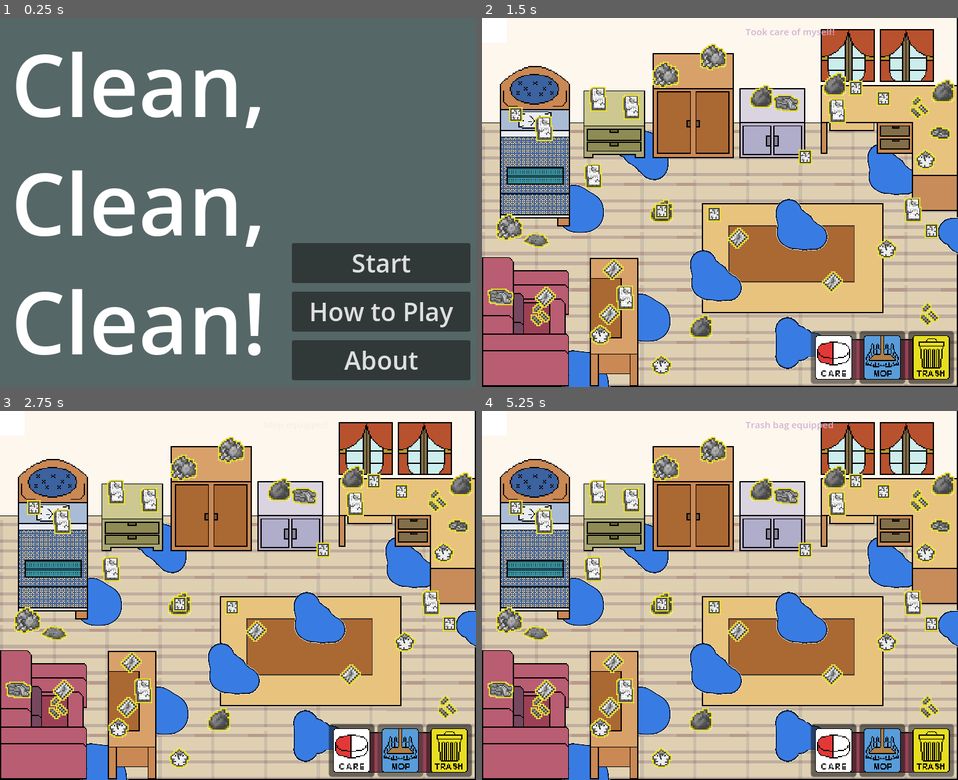
Above: before the commit, frames 1-4 (two rows, left to right).
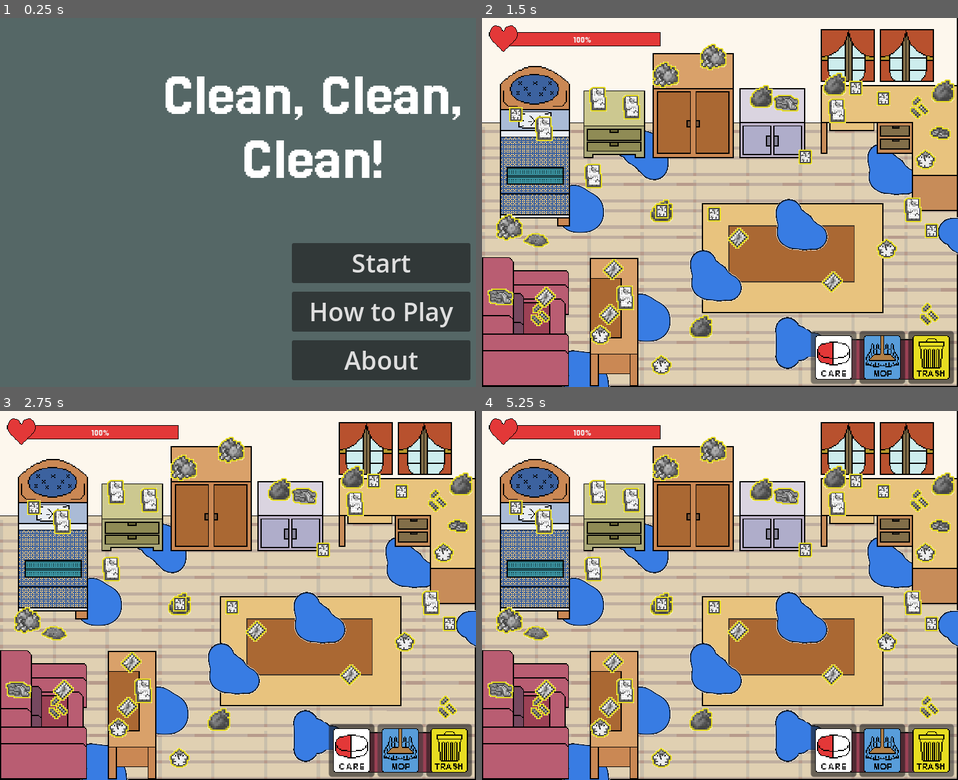
Above: after the commit, the same moments.

Repository: mistlmxstl/Beyond-Game-Jam
Game: Godot game, scene res://Levels/Main_menu.tscn
Same seed, same stepped clock (60 frames per second), same inputs: the game is played once before the commit and once after it.
Inputs (mouse positions are in pixels of both pictures, inside the frame that each line leads up to):
- Up to frame 1 (0.25 s): no input
- Up to frame 2 (1.5 s): click "Start" at 0.5 s; click (834, 357) at 1.25 s
- Up to frame 3 (2.75 s): click (399, 750) at 2 s
- Up to frame 4 (5.25 s): click (929, 750) at 2.75 s; click (834, 750) at 3.5 s; click (881, 750) at 4.25 s; click (929, 750) at 5 s

The runs differ from the first frame. In frame 1, 13% of the frame differs, in the area x 3-97%, y 9-92%; in frame 2, 1.6%; in frame 3, 1.4%; in frame 4, 1.6%.
Error after the commit: Invalid assignment of property or key 'text' with value of type 'String' on a base object of type 'null instance'. (res://Script/level_1.gd:22)

Commit message:
Added new font

Diff:
--- /dev/null
+++ b/Assets/UI/sanity_bar.tscn
@@ -0,0 +1,40 @@
+[gd_scene format=3 uid="uid://b8ni5enodbkam"]
+
+[ext_resource type="FontFile" uid="uid://tkx8dhl02fq2" path="res://Assets/UI/Jersey25-Regular.ttf" id="1_bpgle"]
+[ext_resource type="Texture2D" uid="uid://pjphrxf48qh1" path="res://Assets/UI/Heart (full).png" id="2_q88wv"]
+
+[sub_resource type="StyleBoxFlat" id="StyleBoxFlat_hucvt"]
+border_width_left = 1
+border_width_top = 1
+border_width_right = 1
+border_width_bottom = 1
+border_color = Color(0, 0, 0, 1)
+corner_detail = 1
+expand_margin_top = 1.0
+expand_margin_right = 1.0
+expand_margin_bottom = 1.0
+
+[sub_resource type="StyleBoxFlat" id="StyleBoxFlat_v82gm"]
+bg_color = Color(0.8901961, 0.21960784, 0.21960784, 1)
+border_color = Color(0.92116004, 0.7523857, 0.7564273, 1)
+corner_detail = 1
+
+[node name="Sanity bar" type="Node" unique_id=804619789]
+
+[node name="SanityBar" type="ProgressBar" parent="." unique_id=2343049]
+offset_left = 35.0
+offset_top = 24.0
+offset_right = 289.0
+offset_bottom = 45.5
+theme_override_fonts/font = ExtResource("1_bpgle")
+theme_override_font_sizes/font_size = 15
+theme_override_styles/background = SubResource("StyleBoxFlat_hucvt")
+theme_override_styles/fill = SubResource("StyleBoxFlat_v82gm")
+step = 10.0
+value = 100.0
+
+[node name="Heart(full)" type="Sprite2D" parent="." unique_id=1323837626]
+z_index = 1
+position = Vector2(34.81081, 33.374996)
+scale = Vector2(1.168919, 1.168919)
+texture = ExtResource("2_q88wv")
--- a/Levels/Main_menu.tscn
+++ b/Levels/Main_menu.tscn
@@ -1,6 +1,7 @@
 [gd_scene format=3 uid="uid://bfpttyqqdyeyj"]
 
 [ext_resource type="Script" uid="uid://d0na01kooa7gm" path="res://Script/main_menu.gd" id="1_7ucfp"]
+[ext_resource type="FontFile" uid="uid://tkx8dhl02fq2" path="res://Assets/UI/Jersey25-Regular.ttf" id="2_fgwc1"]
 
 [node name="Main_menu" type="Control" unique_id=115420558]
 layout_mode = 3
@@ -13,14 +14,15 @@
 
 [node name="Title" type="Label" parent="." unique_id=1826998436]
 layout_mode = 1
-anchors_preset = 4
-anchor_top = 0.5
-anchor_bottom = 0.5
-offset_top = -299.0
-offset_right = 450.0
-offset_bottom = 299.0
-grow_vertical = 2
-theme_override_font_sizes/font_size = 139
+anchors_preset = 1
+anchor_left = 1.0
+anchor_right = 1.0
+offset_left = -528.95654
+offset_top = 23.0
+offset_bottom = 332.0
+grow_horizontal = 0
+theme_override_fonts/font = ExtResource("2_fgwc1")
+theme_override_font_sizes/font_size = 100
 text = "Clean, Clean, Clean!"
 horizontal_alignment = 1
 vertical_alignment = 1
@@ -62,10 +64,8 @@
 [node name="ColorRect" type="ColorRect" parent="." unique_id=1936294060]
 z_index = -1
 layout_mode = 0
-offset_left = -8.0
-offset_top = -13.0
-offset_right = 910.0
-offset_bottom = 613.0
+offset_right = 773.0
+offset_bottom = 600.0
 mouse_filter = 2
 color = Color(0.334659, 0.40246812, 0.39964002, 1)
 
--- a/Levels/level 1.tscn
+++ b/Levels/level 1.tscn
@@ -9,6 +9,24 @@
 [ext_resource type="Texture2D" uid="uid://bv0bglu7fn52y" path="res://Assets/UI/Trash button.png" id="5_oalwn"]
 [ext_resource type="Texture2D" uid="uid://1ll0o2l4sd0x" path="res://Assets/UI/Mop button.png" id="6_bu6x3"]
 [ext_resource type="PackedScene" uid="uid://dk7x2i6d6ckl5" path="res://Assets/Water/Water.tscn" id="7_bu6x3"]
+[ext_resource type="Texture2D" uid="uid://pjphrxf48qh1" path="res://Assets/UI/Heart (full).png" id="10_365w1"]
+[ext_resource type="FontFile" uid="uid://tkx8dhl02fq2" path="res://Assets/UI/Jersey25-Regular.ttf" id="10_n48tk"]
+
+[sub_resource type="StyleBoxFlat" id="StyleBoxFlat_01go3"]
+border_width_left = 1
+border_width_top = 1
+border_width_right = 1
+border_width_bottom = 1
+border_color = Color(0, 0, 0, 1)
+corner_detail = 1
+expand_margin_top = 1.0
+expand_margin_right = 1.0
+expand_margin_bottom = 1.0
+
+[sub_resource type="StyleBoxFlat" id="StyleBoxFlat_qfol3"]
+bg_color = Color(0.8901961, 0.21960784, 0.21960784, 1)
+border_color = Color(0.92116004, 0.7523857, 0.7564273, 1)
+corner_detail = 1
 
 [node name="Level 1" type="Node2D" unique_id=740281537]
 script = ExtResource("1_p48sa")
@@ -235,28 +253,22 @@
 
 [node name="CanvasLayer" type="CanvasLayer" parent="." unique_id=1416021520]
 
-[node name="ToolNotification" type="Label" parent="CanvasLayer" unique_id=1249465842]
-offset_left = 428.0
-offset_top = 11.0
-offset_right = 533.0
-offset_bottom = 50.0
-theme_override_colors/font_color = Color(0.81960785, 0.6862745, 0.81960785, 0.9411765)
+[node name="SanityBar" type="ProgressBar" parent="CanvasLayer" unique_id=833040366]
+offset_left = 35.0
+offset_top = 24.0
+offset_right = 289.0
+offset_bottom = 45.5
+theme_override_fonts/font = ExtResource("10_n48tk")
 theme_override_font_sizes/font_size = 15
-text = "Mop equipped"
-horizontal_alignment = 1
-
-[node name="SanityBar" type="ProgressBar" parent="CanvasLayer" unique_id=833040366]
-offset_right = 4.0
-offset_bottom = 27.0
-max_value = 30.0
-
-[node name="SanityLabel" type="Label" parent="CanvasLayer" unique_id=894058356]
-offset_right = 40.0
-offset_bottom = 23.0
-
-[node name="DistortionOverlay" type="ColorRect" parent="CanvasLayer" unique_id=1317681800]
-offset_right = 40.0
-offset_bottom = 40.0
+theme_override_styles/background = SubResource("StyleBoxFlat_01go3")
+theme_override_styles/fill = SubResource("StyleBoxFlat_qfol3")
+step = 10.0
+value = 100.0
+
+[node name="Heart(full)" type="Sprite2D" parent="CanvasLayer" unique_id=731067855]
+position = Vector2(34.81081, 33.374996)
+scale = Vector2(1.168919, 1.168919)
+texture = ExtResource("10_365w1")
 
 [connection signal="pressed" from="Care button/Care" to="." method="_on_button_3_pressed"]
 [connection signal="pressed" from="Cleaning tools buttons/Mop" to="." method="_on_mop_pressed"]
--- a/Script/game_manager.gd
+++ b/Script/game_manager.gd
@@ -8,8 +8,8 @@
 
 var current_tool = "none"
 
-var max_sanity := 30.0
-var current_sanity := 30.0
+var max_sanity := 100.0
+var current_sanity := 100.0
 var sanity_drain_per_second := 1.0
 
 var trash_picked = 0
Binary file added: Assets/UI/Jersey25-Regular.ttf
Not shown, added: Assets/UI/Jersey25-Regular.ttf.import
